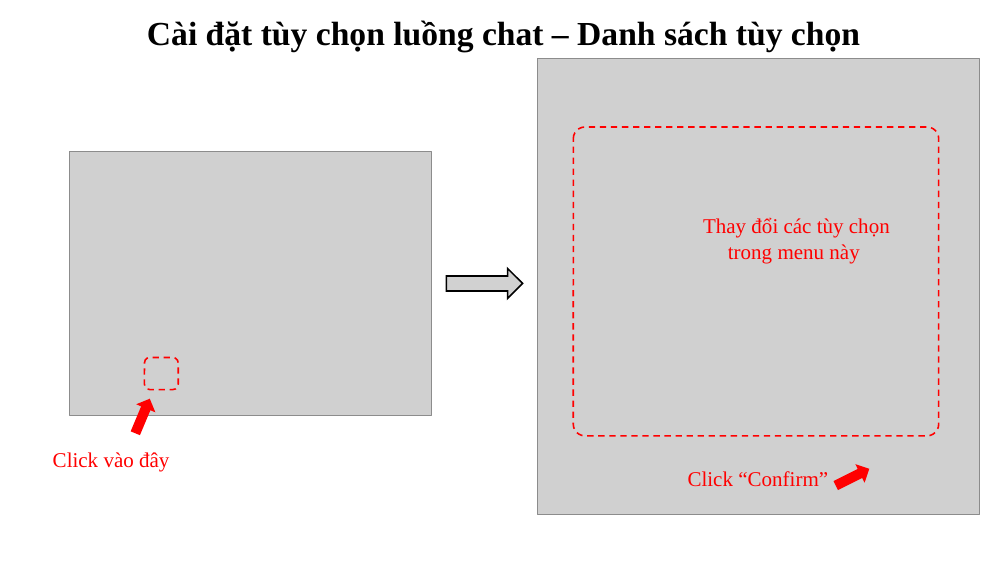
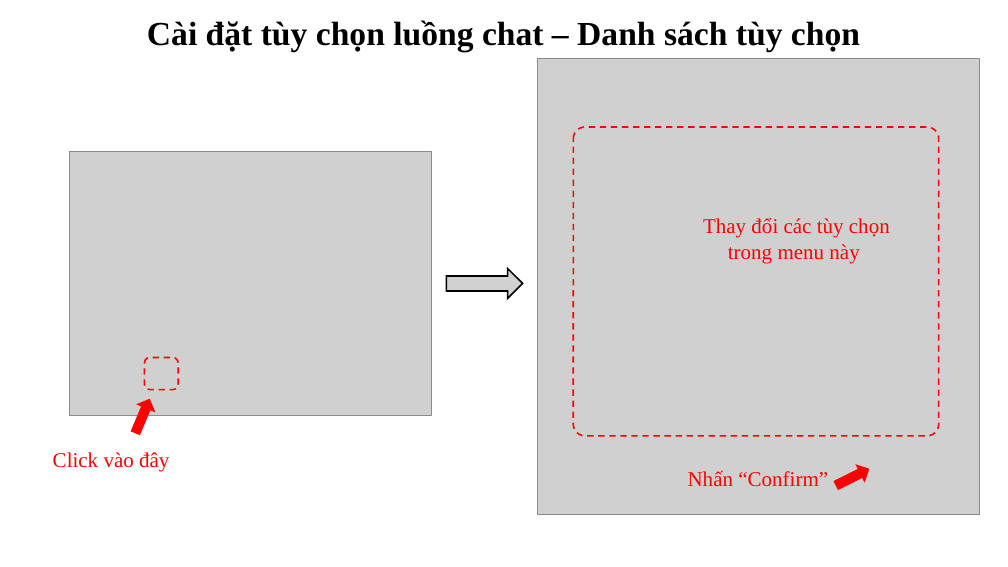
Before and after one commit to ngovanuc/Vietnamese_History_Chatbot, a slide deck: slide 40 of documents/slide bao cao.pptx (slide 39 before the commit). Drawn at 1008x567 pixels with LibreOffice and Linux fonts; fonts in the diff are those of the drawing; grey boxes stand for pictures. Boxes give left, top, right and bottom in pixels: in the first picture for what was removed or moved away, otherwise in the second. Text is boxed around its words. In the diff, an @@ line names an element or a change of style, - is before the commit and + after.

```diff
--- a/documents/slide bao cao.pptx
+++ b/documents/slide bao cao.pptx
@@ text at [688,470,828,486]: text changed @@
-Click “Confirm”
+Nhấn “Confirm”
```
Also in this commit, not shown: 6 other slides changed, 1 slide added, 6 other files.
